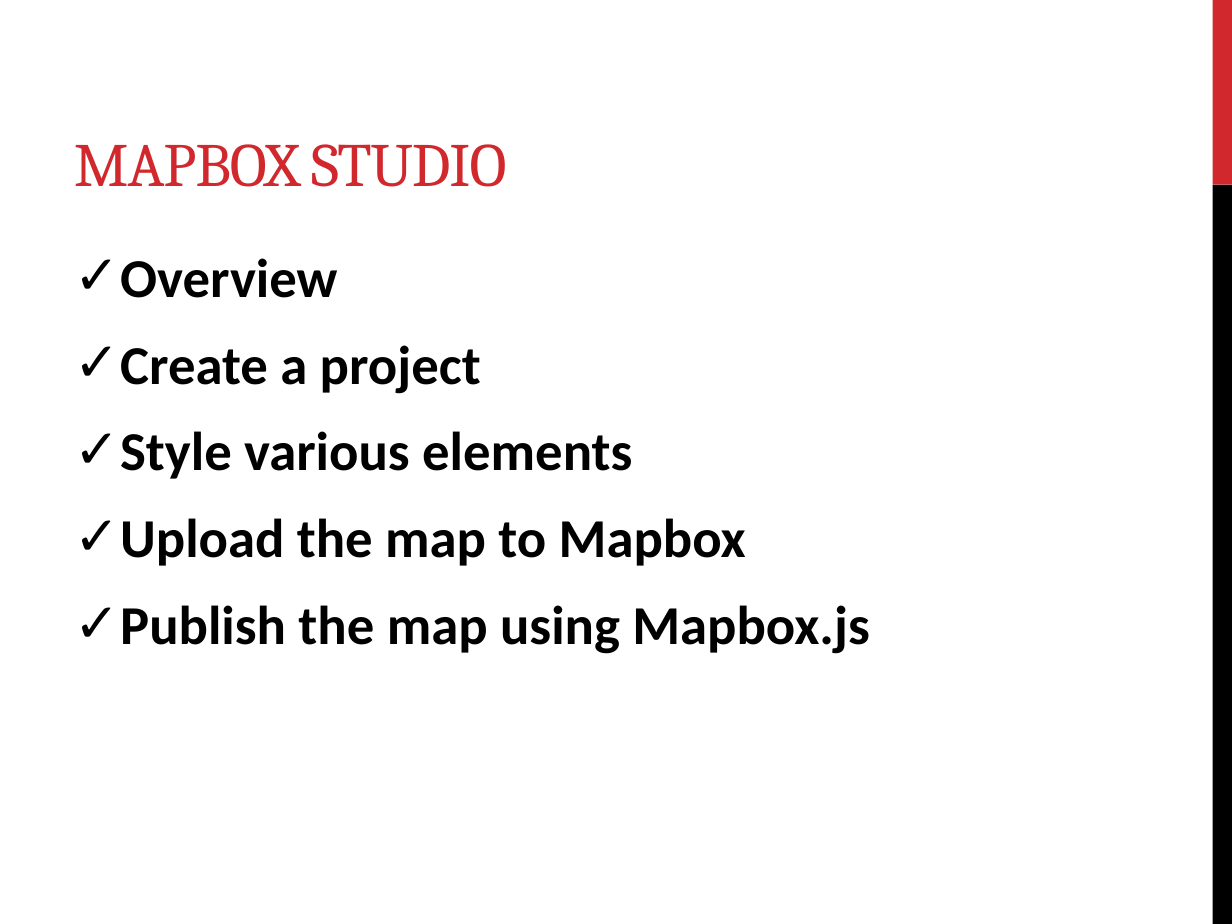
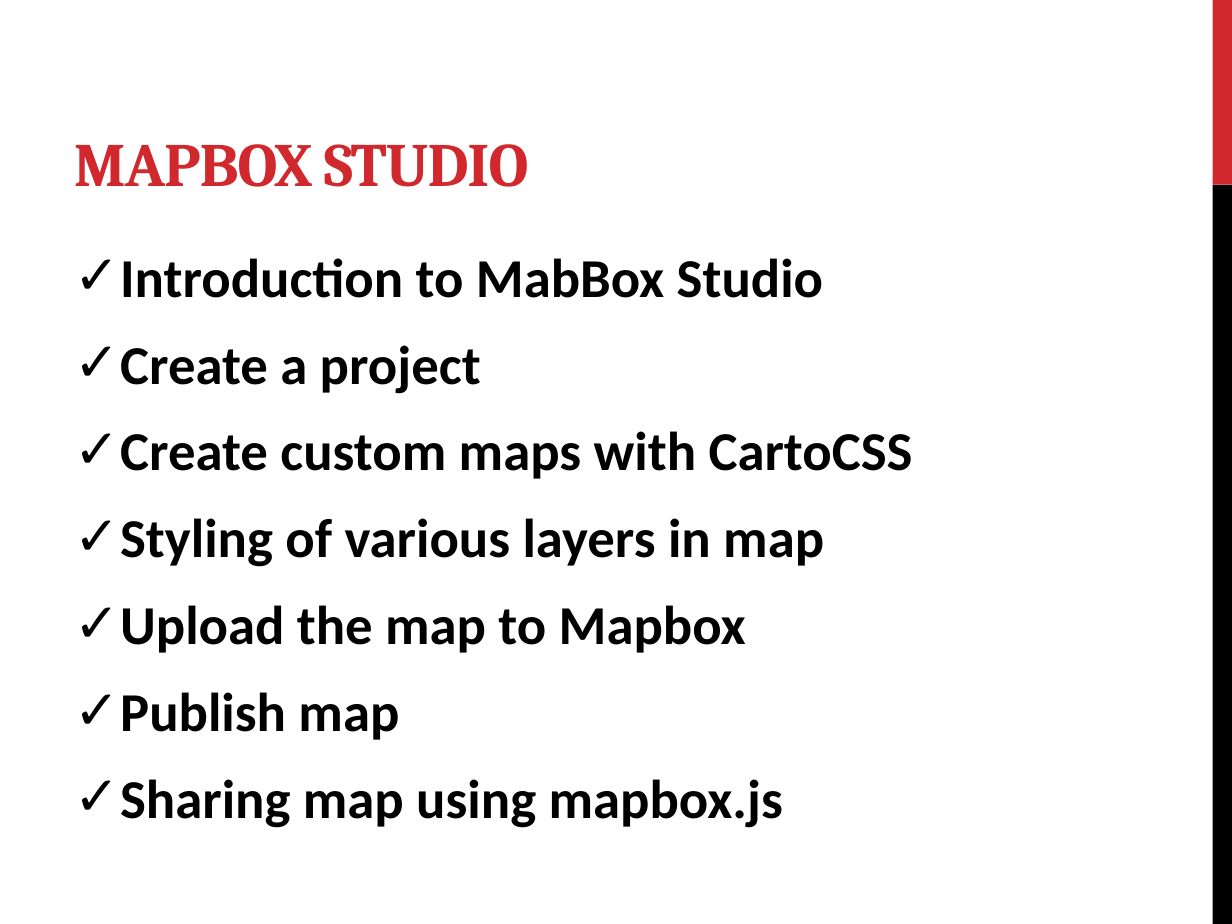
Before and after one commit to sumeshnb/6339Tutorial, a slide deck: slide 5 of Tutorial.pptx. Drawn at 1232x924 pixels with LibreOffice and Linux fonts; fonts in the diff are those of the drawing. Boxes give left, top, right and bottom in pixels: in the first picture for what was removed or moved away, otherwise in the second. Text is boxed around its words. In the diff, an @@ line names an element or a change of style, - is before the commit and + after.

Commit message:
presentation updated

```diff
--- a/Tutorial.pptx
+++ b/Tutorial.pptx
@@ title "MAPBOX STUDIO" at (x1=74, y1=144, x2=529, y2=187): bold on @@
@@ text at (x1=120, y1=258, x2=823, y2=298): text changed @@
-✓ Overview
+✓ Introduction to MabBox Studio
@@ text at (x1=120, y1=431, x2=913, y2=567): text changed @@
-✓ Style various elements
+✓ Create custom maps with CartoCSS
+✓ Styling of various layers in map
@@ text at (x1=120, y1=692, x2=783, y2=828): text changed @@
-✓ Publish the map using Mapbox.js
+✓ Publish map
+✓ Sharing map using mapbox.js
```
Also in this commit, not shown: 2 other slides changed, 2 slides added, 2 slides removed, 1 other file.
